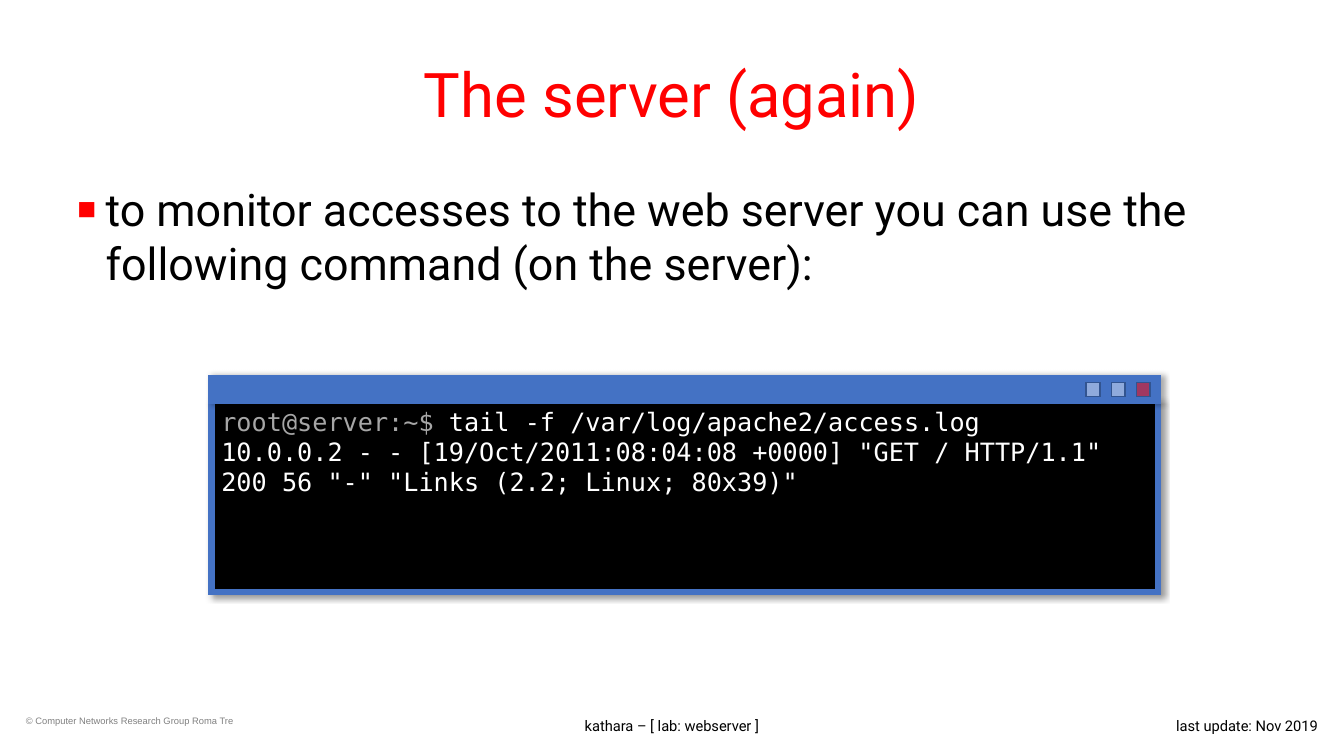
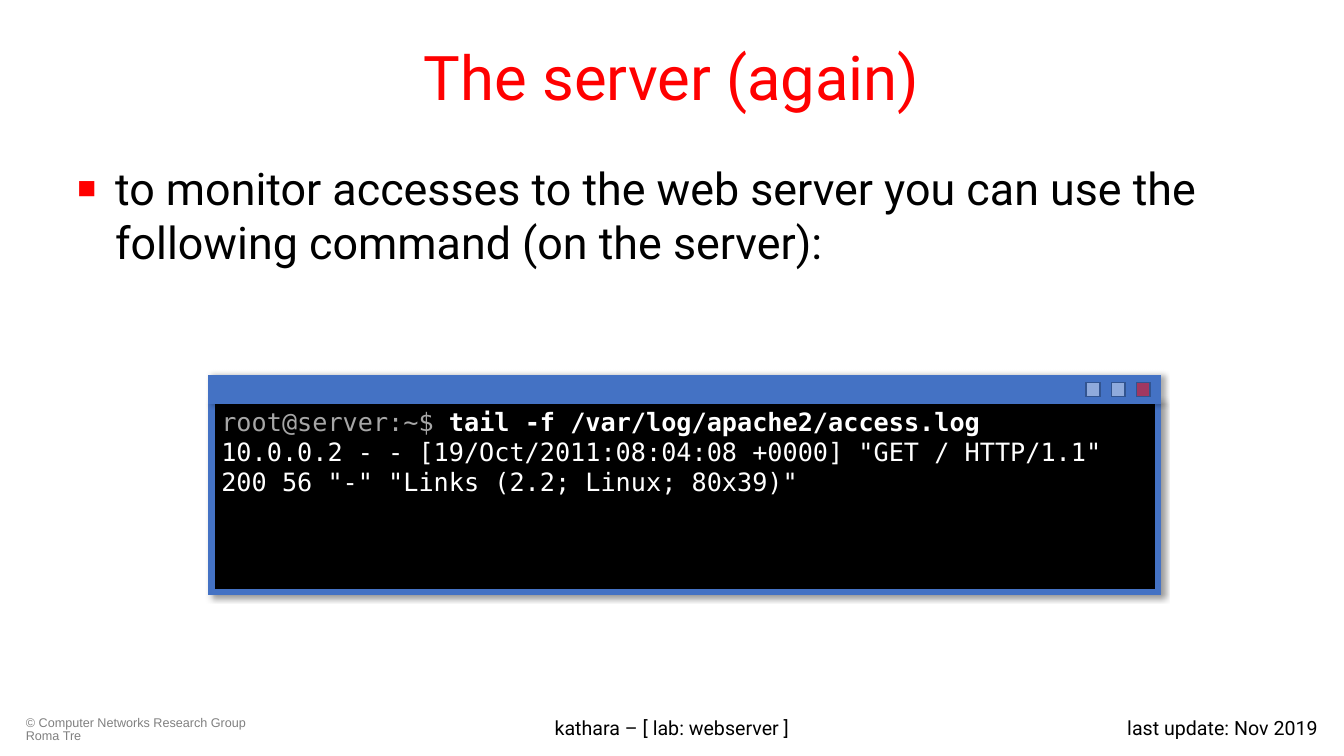
Before and after one commit to KatharaFramework/Kathara-Labs, a slide deck: slide 7 of main-labs/application-level/web-server/008-kathara-lab_web-server.pptx. Drawn at 1344x756 pixels with LibreOffice and Linux fonts; fonts in the diff are those of the drawing; background and template pictures are left out. Boxes give left, top, right and bottom in pixels: in the first picture for what was removed or moved away, otherwise in the second. Text is boxed around its words. In the diff, an @@ line names an element or a change of style, - is before the commit and + after.

Commit message:
Updated webserver slides

```diff
--- a/main-labs/application-level/web-server/008-kathara-lab_web-server.pptx
+++ b/main-labs/application-level/web-server/008-kathara-lab_web-server.pptx
@@ title "The server (again)": place and size @@
-title "The server (again)" at <box>424,68,919,131</box>
+title "The server (again)" at <box>424,51,919,114</box>
@@ text "to monitor accesses to the ...": place and size @@
-text "to monitor accesses to the ..." at <box>106,192,1186,290</box>
+text "to monitor accesses to the ..." at <box>115,171,1196,269</box>
@@ text "to monitor accesses to the ..." at <box>115,171,1196,269</box>: indent changed @@
@@ text in rectangle at <box>221,410,980,437</box>: bold on in "tail -f /var/log/apache2/access.log" @@
@@ text "© Computer Networks Research Group ..." at <box>26,718,246,740</box>: size 6.8 to 9 pt @@
@@ text "kathara – [ lab: webserver ..." at <box>555,720,779,736</box>: size 10.5 to 14 pt @@
@@ text "last update: Nov 2019" at <box>1127,720,1318,739</box>: size 10.5 to 14 pt @@
```
Also in this commit, not shown: 12 other slides changed, 1 other file.
